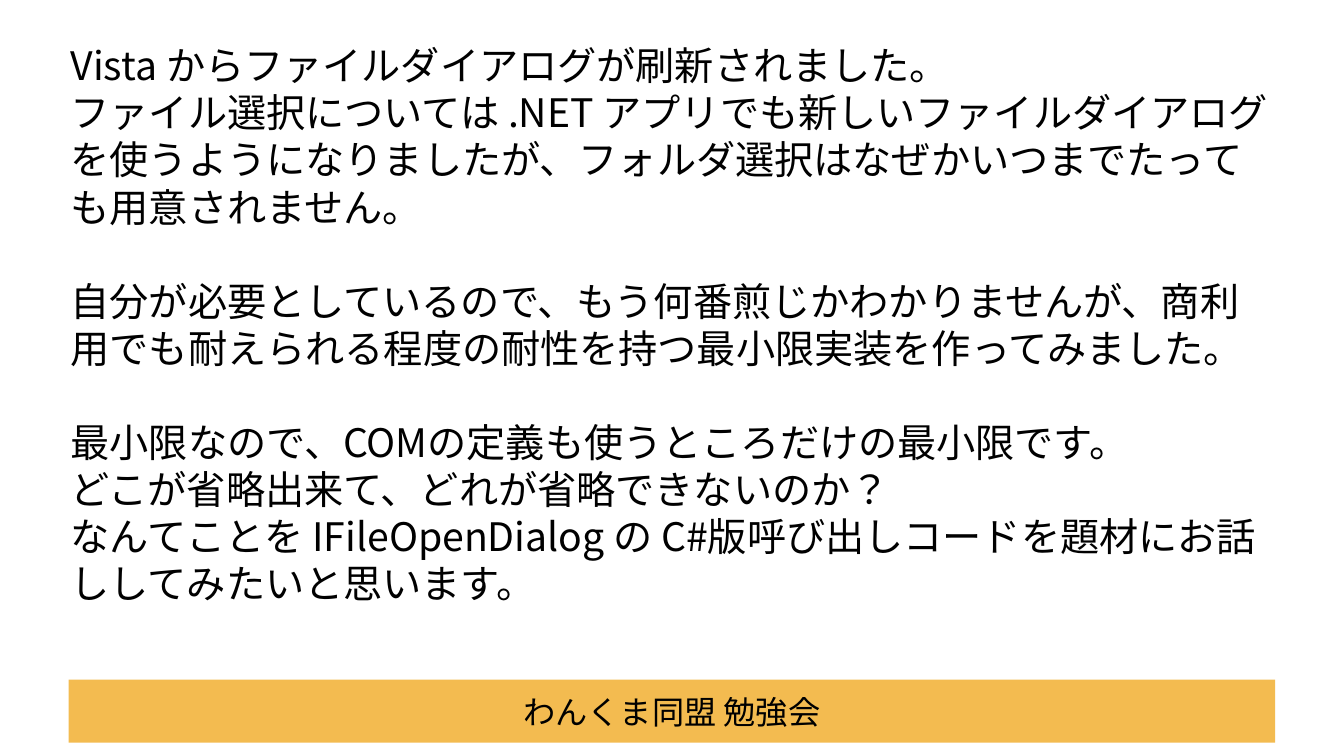
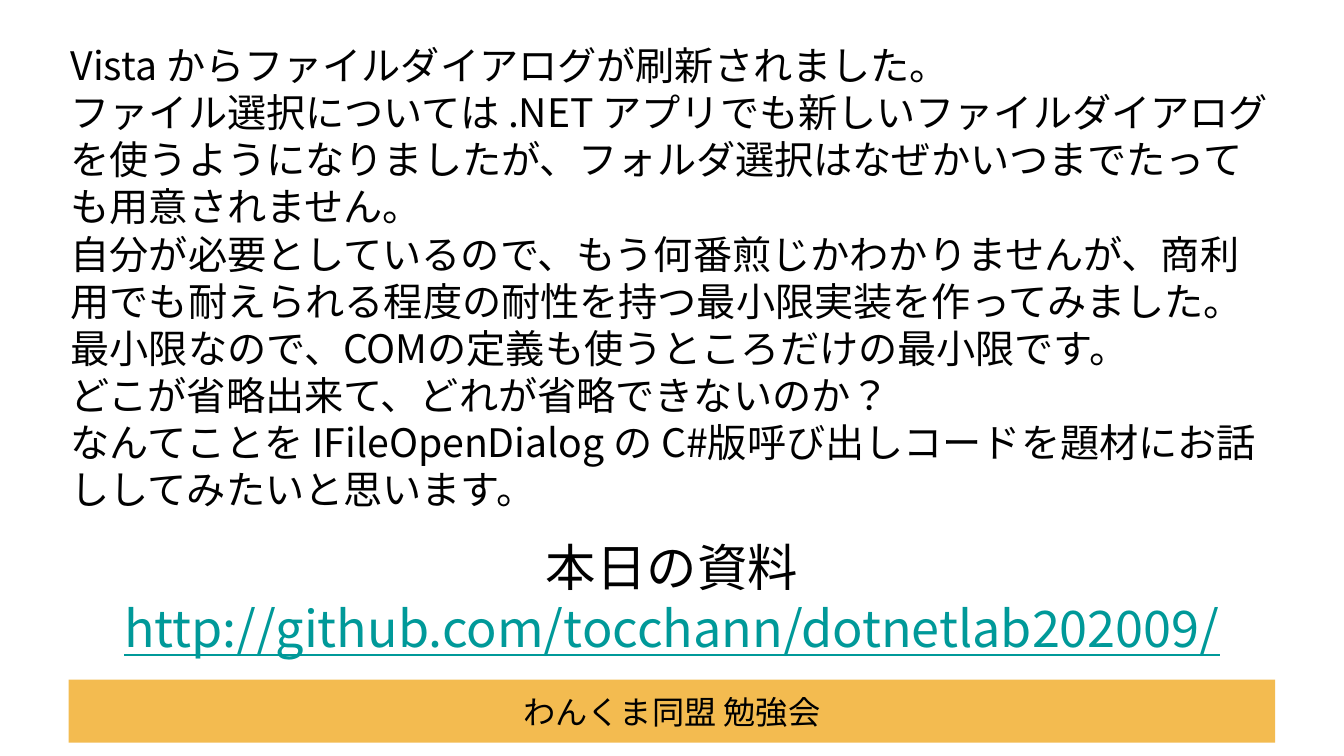
Before and after one commit to Tocchann/dotnetlab202009, a slide deck: slide 2 of Documents/セッション資料.pptx. Drawn at 1344x756 pixels with LibreOffice and Linux fonts; fonts in the diff are those of the drawing; background and template pictures are left out. Boxes give left, top, right and bottom in pixels: in the first picture for what was removed or moved away, otherwise in the second. Text is boxed around its words. In the diff, an @@ line names an element or a change of style, - is before the commit and + after.

```diff
--- a/Documents/セッション資料.pptx
+++ b/Documents/セッション資料.pptx
@@ text "Vista からファイルダイアログが刷新されました。" rewrapped from box(71, 47, 1268, 601) to box(71, 47, 1268, 507) @@
@@ text added at box(124, 543, 1220, 660), 36 pt, text #009999, underline @@
+本日の資料
+http://github.com/tocchann/dotnetlab202009/
```
Also in this commit, not shown: 4 other slides changed, 9 slides added, 5 other files.
